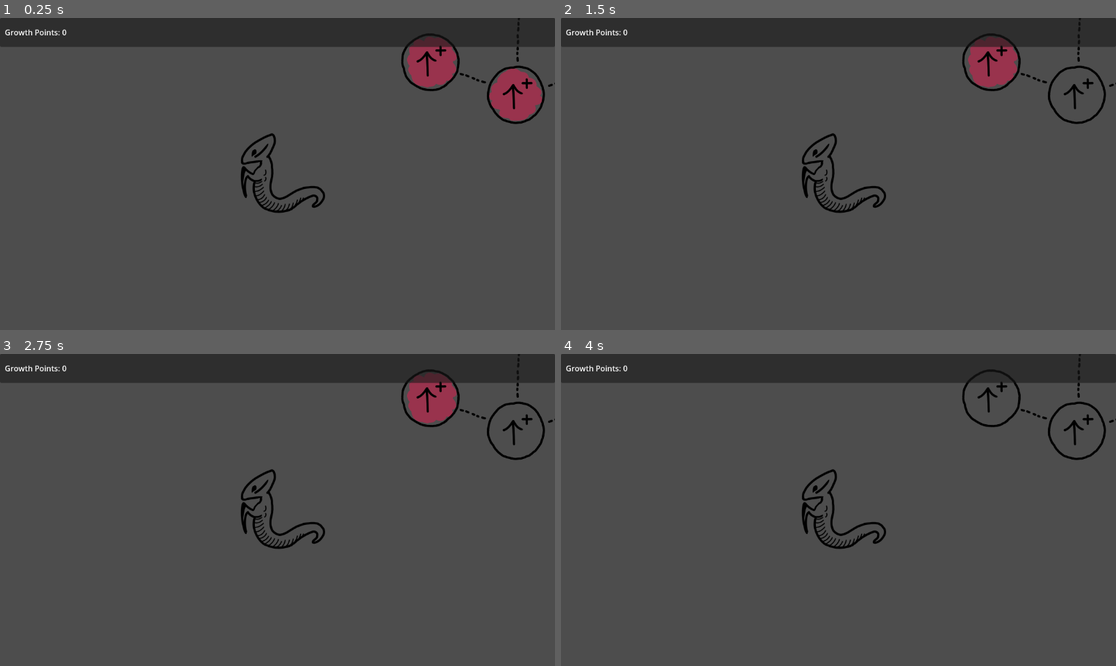
Above: before the commit, frames 1-4 (two rows, left to right).
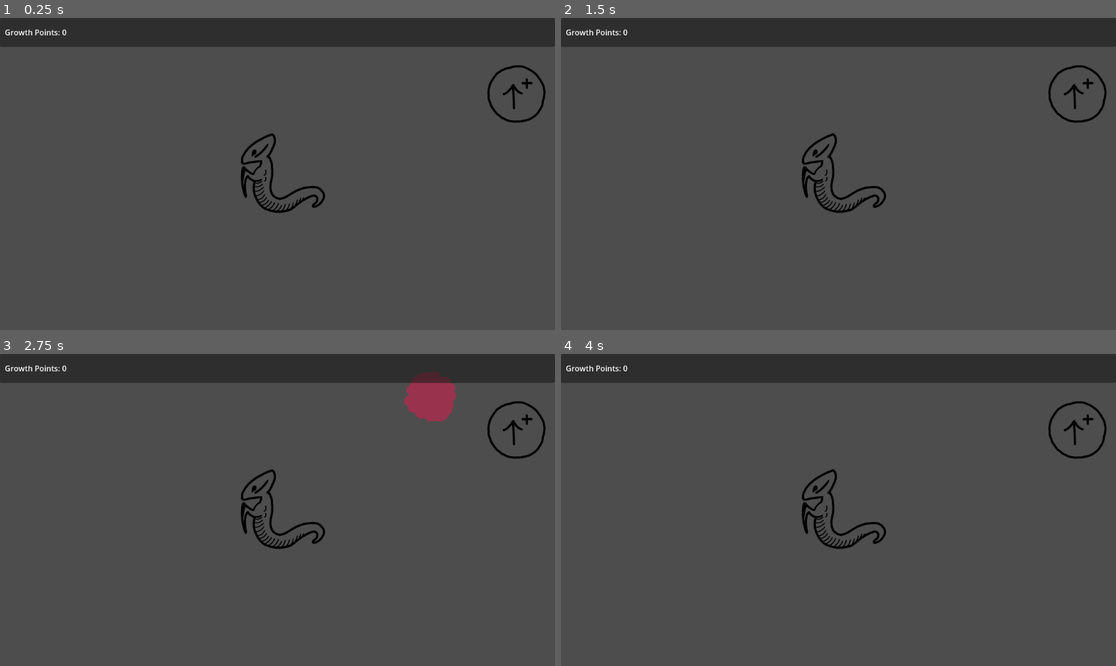
Above: after the commit, the same moments.

Repository: Surreily/slivcremental-mini
Game: Godot game, scene res://scenes/game.tscn
Two runs of this game, one before a commit and one after it. Both use one fixed random seed, a clock stepped at 60 frames per second and the inputs below.
Inputs (mouse positions are in pixels of both pictures, inside the frame that each line leads up to):
- Up to frame 1 (0.25 s): no input
- Up to frame 2 (1.5 s): tap Enter at 0.5 s; drag from (838, 174) to (1077, 96) at 0.52 s; tap Space at 1.25 s; drag from (1077, 96) to (838, 174) at 1.27 s
- Up to frame 3 (2.75 s): tap Enter at 2 s; move the mouse to (432, 397) at 2.02 s; click (432, 397) at 2.17 s
- Up to frame 4 (4 s): tap Space at 2.75 s; drag from (810, 572) to (993, 397) at 2.77 s; tap Enter at 3.5 s; move the mouse to (1005, 556) at 3.52 s; click (1005, 556) at 3.67 s

The runs differ from the first frame. In frame 1, 2.6% of the frame differs, in the area x 72-100%, y 0-35%; in frame 2, 1.6%; in frame 3, 0.7%; in frame 4, 0.5%.

Commit message:
Improvements to function of skill tree.

Diff:
--- a/scenes/skill-node.tscn
+++ b/scenes/skill-node.tscn
@@ -17,15 +17,14 @@
 [node name="Skill" type="Node2D" node_paths=PackedStringArray("linkedSkillNodes")]
 script = ExtResource("1_cikux")
 linkedSkillNodes = [null]
+key = null
 
 [node name="Background Sprite" type="Sprite2D" parent="."]
 material = SubResource("ShaderMaterial_c6gft")
-rotation = 19.9894
 scale = Vector2(0.5, 0.5)
 texture = ExtResource("2_3v3bl")
 
 [node name="Border Sprite" type="Sprite2D" parent="."]
-rotation = 29.5046
 scale = Vector2(0.5, 0.5)
 texture = ExtResource("3_3v3bl")
 
--- a/scenes/skill-tree.tscn
+++ b/scenes/skill-tree.tscn
@@ -12,27 +12,38 @@
 [node name="Increment Growth Points 1" parent="." node_paths=PackedStringArray("linkedSkillNodes") instance=ExtResource("1_glyw6")]
 linkedSkillNodes = [NodePath("../Increment Growth Points 2"), NodePath("../Skill3"), NodePath("../Skill4")]
 skillTexture = ExtResource("4_g8e78")
+key = "incremental-growth-1"
 
-[node name="Increment Growth Points 2" parent="." instance=ExtResource("1_glyw6")]
+[node name="Increment Growth Points 2" parent="." node_paths=PackedStringArray("linkedSkillNodes") instance=ExtResource("1_glyw6")]
 position = Vector2(-179, -68)
+linkedSkillNodes = []
 costInGrowthPoints = 20
 skillTexture = ExtResource("4_g8e78")
+key = "increment-growth-2"
 
 [node name="Skill3" parent="." node_paths=PackedStringArray("linkedSkillNodes") instance=ExtResource("1_glyw6")]
 position = Vector2(8, -269)
 linkedSkillNodes = [NodePath("../Skill5"), NodePath("../Skill6")]
+key = "skill-3"
 
-[node name="Skill4" parent="." instance=ExtResource("1_glyw6")]
+[node name="Skill4" parent="." node_paths=PackedStringArray("linkedSkillNodes") instance=ExtResource("1_glyw6")]
 position = Vector2(378, -104)
+linkedSkillNodes = []
+key = "skill-4"
 
-[node name="Skill5" parent="." instance=ExtResource("1_glyw6")]
+[node name="Skill5" parent="." node_paths=PackedStringArray("linkedSkillNodes") instance=ExtResource("1_glyw6")]
 position = Vector2(-143, -530)
+linkedSkillNodes = []
+key = "skill-5"
 
 [node name="Skill6" parent="." node_paths=PackedStringArray("linkedSkillNodes") instance=ExtResource("1_glyw6")]
 position = Vector2(297, -540)
 linkedSkillNodes = [NodePath("../Skill7")]
+key = "skill-6"
 
-[node name="Skill7" parent="." instance=ExtResource("1_glyw6")]
+[node name="Skill7" parent="." node_paths=PackedStringArray("linkedSkillNodes") instance=ExtResource("1_glyw6")]
 position = Vector2(569, -606)
+linkedSkillNodes = []
+key = "skill-7"
 
 [connection signal="clicked" from="Increment Growth Points 1" to="." method="_increment_growth_points_1"]
--- a/scripts/controllers/skill-node-controller.gd
+++ b/scripts/controllers/skill-node-controller.gd
@@ -1,13 +1,17 @@
 @tool
 
-class_name SkillNodeController extends Node2D
+class_name SkillNodeController
+extends Node2D
 
 signal clicked
 
 @export var linkedSkillNodes: Array[SkillNodeController] = []
 @export var costInGrowthPoints: int = 0
 @export var skillTexture: Texture2D = null
+@export var key: String = ""
 
+var parent_node: SkillNodeController = null
+var child_node_connections: Array[Line2D] = []
 var unlocked: bool = false
 var purchased: bool = false
 
@@ -18,8 +22,33 @@
 	$"Background Sprite".rotate(rng.randf_range(0, PI * 2))
 	$"Border Sprite".rotate(rng.randf_range(0, PI * 2))
 
+	# Update the skill sprite.
 	if (skillTexture != null):
 		$"Skill Sprite".texture = skillTexture
+
+func update_from_state() -> void:
+	# Get the purchase status of relevant nodes in the tree (this one and its parent).
+	var is_purchased_in_state: bool = State.skills.keys.find(key) != -1
+	var is_parent_purchased_in_state: bool = \
+		parent_node == null || \
+		State.skills.keys.find(parent_node.key) != -1
+
+	# Update visibility of sprites based on purchase status.
+	$"Border Sprite".visible = is_parent_purchased_in_state
+	$"Skill Sprite".visible = is_parent_purchased_in_state
+
+	for connection in child_node_connections:
+		connection.visible = is_purchased_in_state
+
+	$"Background Sprite".visible = is_purchased_in_state
+
+func on_unlock() -> void:
+	# Update this node.
+	update_from_state()
+
+	# Update linked nodes.
+	for node in linkedSkillNodes:
+		node.update_from_state()
 
 func _show_background() -> void:
 	$"Background Sprite".visible = true
@@ -31,5 +60,9 @@
 	if (unlocked):
 		return
 
+	State.skills.keys.append(key)
+
 	unlocked = true
 	clicked.emit()
+
+	on_unlock()
--- a/scripts/controllers/skill-tree-controller.gd
+++ b/scripts/controllers/skill-tree-controller.gd
@@ -17,12 +17,33 @@
 			#if is_instance_of(child, SkillNode):
 				#link_nodes(child)
 
+func update_from_state() -> void:
+	for child in get_children():
+		if is_instance_of(child, SkillNodeController):
+			var node: SkillNodeController = child as SkillNodeController
+			node.update_from_state()
+
+func unlock_skill(key: String) -> void:
+	for child in get_children():
+		if is_instance_of(child, SkillNodeController):
+			var skill_node_controller: SkillNodeController = child as SkillNodeController
+			skill_node_controller.unlock()
+
+func reset_skills() -> void:
+	for child in get_children():
+		if is_instance_of(child, SkillNodeController):
+			var skill_node_controller: SkillNodeController = child as SkillNodeController
+			skill_node_controller.lock()
+
 func link_nodes(parent: SkillNodeController):
 	for child in parent.linkedSkillNodes:
 		if child != null:
 			link_skill_tree_nodes(parent, child)
 
 func link_skill_tree_nodes(parent: SkillNodeController, child: SkillNodeController) -> void:
+	# Add a reference to the parent from the child.
+	child.parent_node = parent
+
 	# Calculate the line's endpoints.
 	var vector = child.position - parent.position
 	vector = vector.normalized()
@@ -40,5 +61,7 @@
 	line.width = 32
 	add_child(line)
 
+	parent.child_node_connections.append(line)
+
 func _increment_growth_points_1() -> void:
 	State.statistics.growthPointsPerClick += 1
--- a/scripts/game-manager.gd
+++ b/scripts/game-manager.gd
@@ -4,6 +4,9 @@
 
 var growthPoints: int = 0
 var growthPointsPerClick: int = 1
+
+func _ready() -> void:
+	$"Skill Tree".update_from_state()
 
 func _increment_growth_points() -> void:
 	State.currencies.sliv_points += State.statistics.growthPointsPerClick
--- a/scripts/model/skills.gd
+++ b/scripts/model/skills.gd
@@ -1,5 +1,7 @@
 class_name Skills
 extends Node
+
+var keys: Array[String] = []
 
 # Incremental growth points skills.
 var isIncrementalGrowthPoints1Unlocked: bool = false
